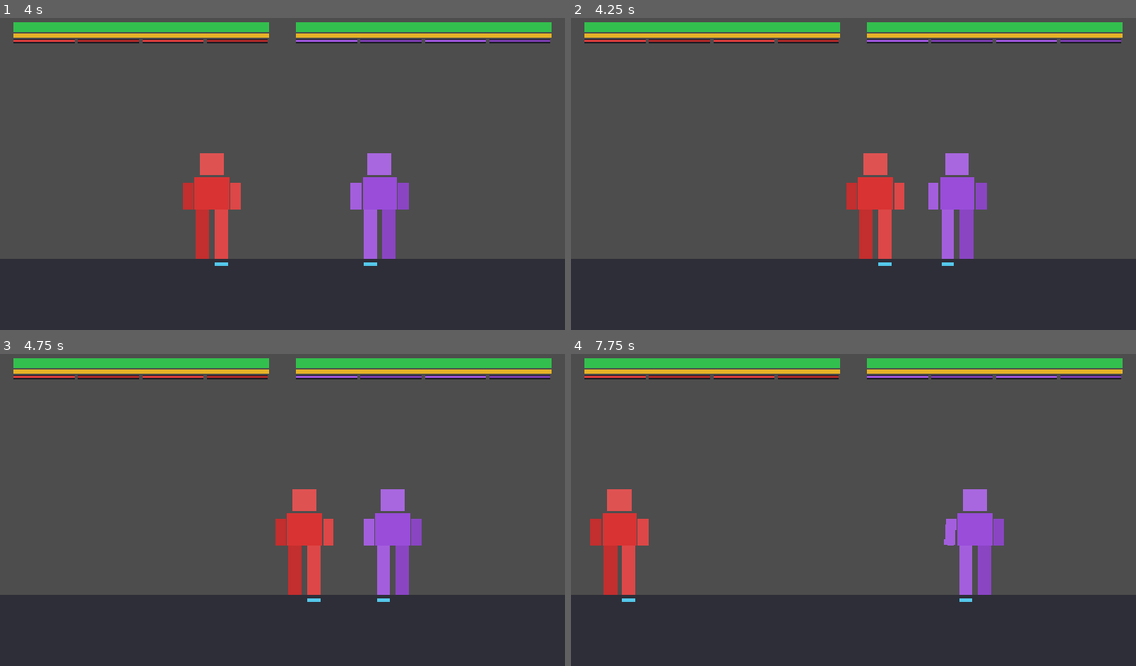
Above: before the commit, frames 1-4 (two rows, left to right).
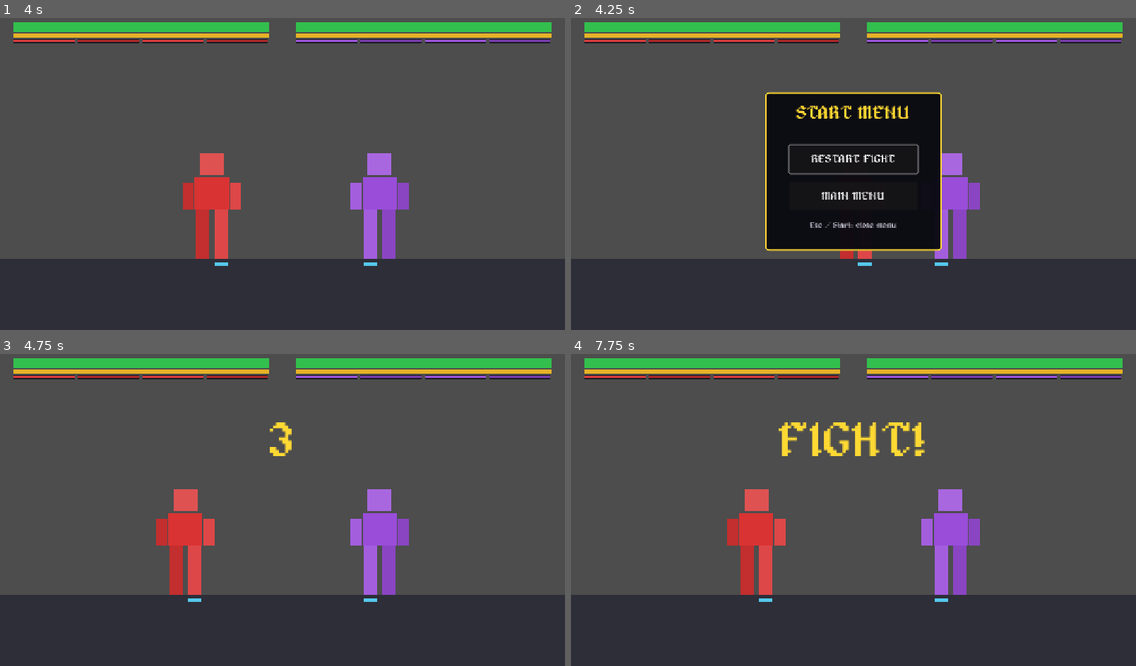
Above: after the commit, the same moments.

Repository: al5ina5/fighter
Game: Godot game, scene res://scenes/Battle.tscn
Same seed, same stepped clock (60 frames per second), same inputs: the game is played once before the commit and once after it. This scene is started directly instead of the project's main scene.
Inputs (mouse positions are in pixels of both pictures, inside the frame that each line leads up to):
- Up to frame 1 (4 s): tap Enter (ui_accept) every 0.75 s from 0.5 to 2.75 s; hold D (p1_move_right) 0.53-2.03 s; tap S (p1_block) at 0.6 s; tap W (p1_jump) at 0.77, 1.52, 3.02, 3.77 s; tap R (p1_heavy) at 1.35 s; hold A (p1_move_left) 2.03-2.78 s; tap F (p1_high) at 2.1 s; hold D (p1_move_right) from 2.78 s (still down); tap H (p1_low) at 2.85 s; tap G (p1_mid) at 3.6 s
- Up to frame 2 (4.25 s): keep holding D (p1_move_right); tap Escape (ui_cancel) at 4.15 s
- Up to frame 3 (4.75 s): release D (p1_move_right) at 4.25 s; click (282, 494) at 4.25 s, where only the run after the commit has a clickable "RESTART FIGHT"
- Up to frame 4 (7.75 s): tap Enter (ui_accept) at 5 s; hold A (p1_move_left) 5.03-5.78 s; tap C (p1_stance) at 5.1 s; tap W (p1_jump) at 5.27, 6.77, 7.52 s; hold D (p1_move_right) 5.78-6.53 s; tap Down (p2_block) at 5.85 s; hold A (p1_move_left) from 6.53 s (still down); tap P (p2_heavy) at 6.6 s; tap K (p2_high) at 7.35 s

Frame 1 is identical in both runs. In frame 2, 17% of the frame differs, in the area x 34-74%, y 23-80%; in frame 3, 6.4%; in frame 4, 8.2%.

Commit message:
Add battle start menu with restart option

Diff:
--- a/scenes/Battle.tscn
+++ b/scenes/Battle.tscn
@@ -122,5 +122,5 @@
 offset_bottom = 400.0
 theme_override_font_sizes/font_size = 32
 theme_override_colors/font_color = Color(1, 1, 1, 1)
-text = "Press R to rematch"
+text = "Press R to rematch  |  Start / Esc for menu"
 horizontal_alignment = 1
--- a/scripts/Battle.gd
+++ b/scripts/Battle.gd
@@ -20,6 +20,8 @@
 var phase: int = Phase.COUNTDOWN
 var p1_bars := {}
 var p2_bars := {}
+var start_menu: Panel
+var start_menu_open := false
 
 
 func _ready() -> void:
@@ -31,7 +33,63 @@
 	player1.died.connect(_on_ko.bind(player2))
 	player2.died.connect(_on_ko.bind(player1))
 	_build_limb_hud()
+	_build_start_menu()
 	_start_round()
+
+
+func _build_start_menu() -> void:
+	start_menu = Panel.new()
+	start_menu.name = "StartMenu"
+	start_menu.position = Vector2(440, 180)
+	start_menu.size = Vector2(400, 360)
+	start_menu.visible = false
+	start_menu.z_index = 20
+	var style := StyleBoxFlat.new()
+	style.bg_color = Color(0.04, 0.04, 0.07, 0.97)
+	style.border_color = Color(1, 0.85, 0.2, 1)
+	style.set_border_width_all(3)
+	style.corner_radius_top_left = 8
+	style.corner_radius_top_right = 8
+	style.corner_radius_bottom_left = 8
+	style.corner_radius_bottom_right = 8
+	start_menu.add_theme_stylebox_override("panel", style)
+	$HUD.add_child(start_menu)
+
+	var title := Label.new()
+	title.text = "START MENU"
+	title.position = Vector2(0, 28)
+	title.size = Vector2(400, 60)
+	title.horizontal_alignment = HORIZONTAL_ALIGNMENT_CENTER
+	title.add_theme_font_size_override("font_size", 42)
+	title.add_theme_color_override("font_color", Color(1, 0.85, 0.2))
+	start_menu.add_child(title)
+
+	var restart := Button.new()
+	restart.name = "RestartFight"
+	restart.text = "RESTART FIGHT"
+	restart.position = Vector2(55, 120)
+	restart.size = Vector2(290, 64)
+	restart.add_theme_font_size_override("font_size", 26)
+	restart.pressed.connect(_on_restart_pressed)
+	start_menu.add_child(restart)
+
+	var main_menu := Button.new()
+	main_menu.name = "MainMenu"
+	main_menu.text = "MAIN MENU"
+	main_menu.position = Vector2(55, 204)
+	main_menu.size = Vector2(290, 64)
+	main_menu.add_theme_font_size_override("font_size", 26)
+	main_menu.pressed.connect(_on_main_menu_pressed)
+	start_menu.add_child(main_menu)
+
+	var hint := Label.new()
+	hint.text = "Esc / Start: close menu"
+	hint.position = Vector2(0, 294)
+	hint.size = Vector2(400, 36)
+	hint.horizontal_alignment = HORIZONTAL_ALIGNMENT_CENTER
+	hint.add_theme_font_size_override("font_size", 18)
+	hint.add_theme_color_override("font_color", Color(0.75, 0.75, 0.8))
+	start_menu.add_child(hint)
 
 
 func _build_limb_hud() -> void:
@@ -116,8 +174,36 @@
 
 
 func _process(_delta: float) -> void:
+	if Input.is_action_just_pressed("ui_cancel") or _start_pressed():
+		_toggle_start_menu()
+		return
 	if phase == Phase.KO and Input.is_physical_key_pressed(KEY_R):
 		_reset_round()
+
+
+func _start_pressed() -> bool:
+	for device in [0, 1]:
+		if Input.is_joy_button_pressed(device, JOY_BUTTON_START):
+			return true
+	return false
+
+
+func _toggle_start_menu() -> void:
+	start_menu_open = not start_menu_open
+	start_menu.visible = start_menu_open
+	_lock_players(start_menu_open)
+	if start_menu_open:
+		start_menu.get_node("RestartFight").grab_focus()
+
+
+func _on_restart_pressed() -> void:
+	start_menu_open = false
+	start_menu.visible = false
+	_reset_round()
+
+
+func _on_main_menu_pressed() -> void:
+	get_tree().change_scene_to_file("res://scenes/Menu.tscn")
 
 
 func _start_round() -> void:
